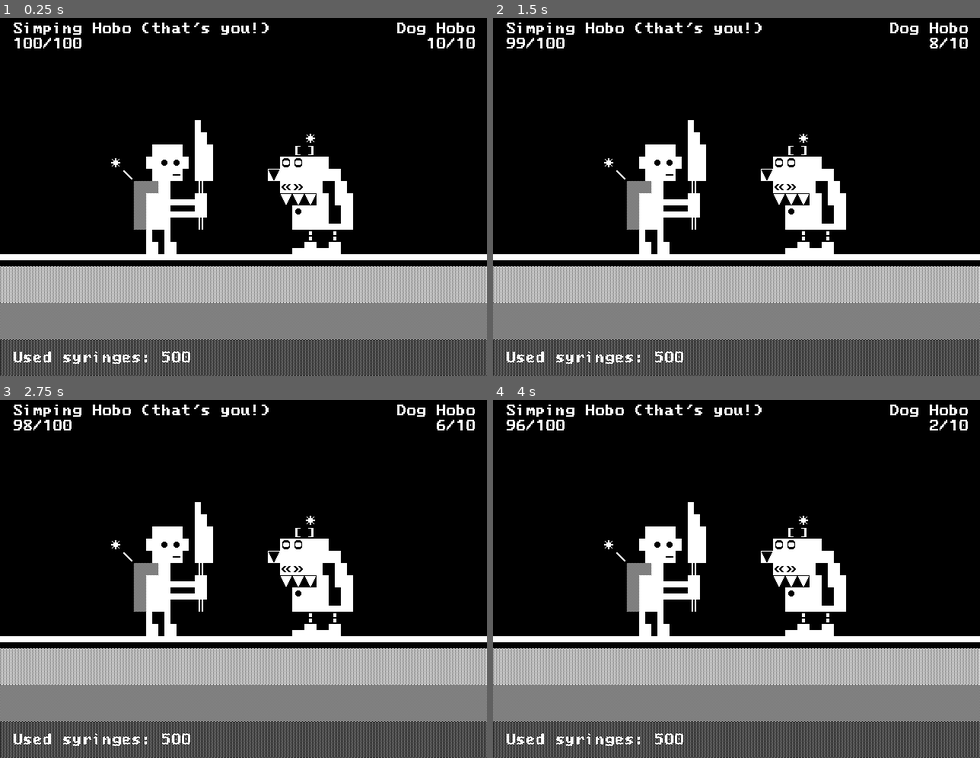
Above: before the commit, frames 1-4 (two rows, left to right).
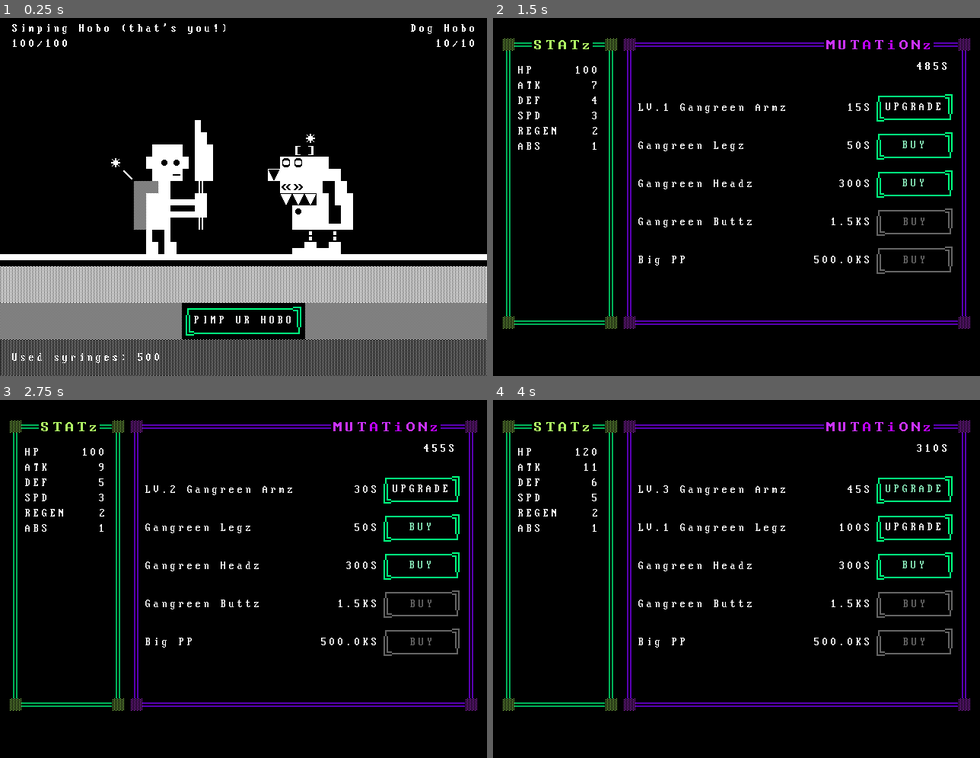
Above: after the commit, the same moments.

Repository: 2shady4u/hobo-battle-arena
Game: Godot game, scene res://src/Game.tscn
The game is run twice, just before and just after one commit, with the same random seed, the same clock (stepped at 60 frames per second) and the same inputs.
Inputs (mouse positions are in pixels of both pictures, inside the frame that each line leads up to):
- Up to frame 1 (0.25 s): no input
- Up to frame 2 (1.5 s): click (736, 322) at 0.5 s, where only the run after the commit has a clickable "PIMP UR HOBO"; click (916, 107) at 1.25 s, where only the run after the commit has a clickable "BUY"
- Up to frame 3 (2.75 s): click (423, 489) at 2 s, where only the run after the commit has a clickable "UPGRADE"
- Up to frame 4 (4 s): click (916, 489) at 2.75 s, where only the run after the commit has a clickable "UPGRADE"; click (916, 528) at 3.5 s, where only the run after the commit has a clickable "BUY"

The runs differ from the first frame. In frame 1, 2.9% of the frame differs, in the area x 2-98%, y 1-97%; in frame 2, 28%; in frame 3, 28%; in frame 4, 28%, in the area x 0-100%, y 1-100%.

Commit message:
Add Pimping button to BattleUI

Diff:
--- /dev/null
+++ b/godot_project/fonts/AcPlus_IBM_VGA_8x16.tres
@@ -0,0 +1,5 @@
+[gd_resource type="DynamicFontData" format=2]
+
+[resource]
+antialiased = false
+font_path = "res://fonts/AcPlus_IBM_VGA_8x16.ttf"
--- /dev/null
+++ b/godot_project/fonts/AcPlus_IBM_VGA_8x16_dynamicfont.tres
@@ -0,0 +1,7 @@
+[gd_resource type="DynamicFont" load_steps=2 format=2]
+
+[ext_resource path="res://fonts/AcPlus_IBM_VGA_8x16.tres" type="DynamicFontData" id=1]
+
+[resource]
+extra_spacing_char = 4
+font_data = ExtResource( 1 )
--- a/godot_project/src/Game.tscn
+++ b/godot_project/src/Game.tscn
@@ -29,6 +29,8 @@
 
 [node name="StatsUI" parent="TabContainer" instance=ExtResource( 3 )]
 visible = false
+type = 1
 
 [node name="TrainingUI" parent="TabContainer" instance=ExtResource( 4 )]
 visible = false
+type = 2
--- a/godot_project/src/game/BattleUI.gd
+++ b/godot_project/src/game/BattleUI.gd
@@ -20,13 +20,17 @@
 onready var _player_cooldown_timer := $Player/CooldownTimer
 onready var _monster_cooldown_timer := $HoboMonster/CooldownTimer
 
+onready var _pimp_button := $MarginContainer/VB/PimpButton
+
 onready var _currency_label := $MarginContainer/CurrencyLabel
 
 onready var _respawn_timer := $RespawnTimer
 
 var _monster : HoboMonster = null
-var monster_health := 0
-var player_health := 0
+var _monster_health := 0
+var _player_health := 0
+
+var _previous_max_health := 0
 
 var saved_game : SavedGame = null
 
@@ -40,6 +44,9 @@
 
 	_player_cooldown_timer.connect("timeout", self, "_on_player_cooldown_timeout")
 	_monster_cooldown_timer.connect("timeout", self, "_on_monster_cooldown_timeout")
+
+	_pimp_button.connect("pressed", self, "_on_pimp_button_pressed")
+
 	_respawn_timer.connect("timeout", self, "_on_respawn_timer_timeout")
 
 	saved_game = State.saved_game
@@ -48,8 +55,8 @@
 	_spawn_monster()
 
 func _on_player_cooldown_timeout() -> void:
-	monster_health -= saved_game.get_player_attack_damage()
-	if monster_health <= 0:
+	_monster_health -= saved_game.get_player_attack_damage()
+	if _monster_health <= 0:
 		saved_game.currency += _monster.currency_on_death
 		_despawn_monster()
 		_respawn_timer.start()
@@ -57,23 +64,29 @@
 	update_monster_health_label()
 
 func _on_monster_cooldown_timeout() -> void:
-	player_health -= _monster.attack_damage
-	if player_health <= 0:
+	_player_health -= _monster.attack_damage
+	if _player_health <= 0:
 		pass
 
 	update_player_health_label()
+
+func _on_pimp_button_pressed() -> void:
+	emit_signal("tab_change_requested", TYPE.STATS)
 
 func _on_respawn_timer_timeout() -> void:
 	_spawn_monster()
 
 func _on_player_max_health_changed(player_max_health : int) -> void:
 	# We have to recalculate the remaining health!
+	var health_difference := player_max_health - _previous_max_health
+	_player_health += health_difference
+	_previous_max_health = player_max_health
 
 	update_player_health_label()
 
 func _spawn_player() -> void:
 	var max_health : int = saved_game.get_player_max_health()
-	player_health = max_health
+	_player_health = max_health
 	update_player_health_label()
 
 	_player_sprite.visible = true
@@ -85,7 +98,7 @@
 	_monster_name_label.text = _monster.name
 
 	var max_health : int = _monster.health_points
-	monster_health = max_health
+	_monster_health = max_health
 	update_monster_health_label()
 
 	_monster_sprite.visible = true
@@ -99,11 +112,11 @@
 
 func update_monster_health_label() -> void:
 	var max_health : int = _monster.health_points
-	_monster_health_label.text = HEALTH_BAR.format([monster_health, max_health])
+	_monster_health_label.text = HEALTH_BAR.format([_monster_health, max_health])
 
 func update_player_health_label() -> void:
 	var max_health : int = saved_game.get_player_max_health()
-	_player_health_label.text = HEALTH_BAR.format([player_health, max_health])
+	_player_health_label.text = HEALTH_BAR.format([_player_health, max_health])
 
 const EPITHETS := [
 	"pathetic",
--- a/godot_project/src/game/BattleUI.tscn
+++ b/godot_project/src/game/BattleUI.tscn
@@ -1,14 +1,17 @@
-[gd_scene load_steps=10 format=2]
+[gd_scene load_steps=15 format=2]
 
 [ext_resource path="res://textures/doghobo.png" type="Texture" id=1]
 [ext_resource path="res://src/game/BattleUI.gd" type="Script" id=2]
 [ext_resource path="res://textures/background.png" type="Texture" id=3]
-[ext_resource path="res://fonts/Ac437_ACM_VGA_8x8_dynamicfont.tres" type="DynamicFont" id=4]
+[ext_resource path="res://fonts/AcPlus_IBM_VGA_8x16.tres" type="DynamicFontData" id=4]
 [ext_resource path="res://src/game/battle_ui/CurrencyLabel.gd" type="Script" id=5]
 [ext_resource path="res://textures/playerhobo.png" type="Texture" id=6]
+[ext_resource path="res://src/game/stats_ui/button_texture.tres" type="StyleBox" id=7]
+[ext_resource path="res://src/game/stats_ui/button_disabed.tres" type="StyleBox" id=8]
+[ext_resource path="res://fonts/AcPlus_IBM_VGA_8x16_dynamicfont.tres" type="DynamicFont" id=9]
 
 [sub_resource type="Theme" id=3]
-default_font = ExtResource( 4 )
+default_font = ExtResource( 9 )
 
 [sub_resource type="Shader" id=1]
 code = "shader_type canvas_item;
@@ -26,6 +29,18 @@
 
 [sub_resource type="ShaderMaterial" id=2]
 shader = SubResource( 1 )
+
+[sub_resource type="DynamicFont" id=4]
+extra_spacing_char = 4
+font_data = ExtResource( 4 )
+
+[sub_resource type="Theme" id=5]
+default_font = SubResource( 4 )
+Button/styles/disabled = ExtResource( 8 )
+Button/styles/focus = ExtResource( 7 )
+Button/styles/hover = ExtResource( 7 )
+Button/styles/normal = ExtResource( 7 )
+Button/styles/pressed = ExtResource( 7 )
 
 [node name="BattleUI" type="Control"]
 anchor_right = 1.0
@@ -75,14 +90,14 @@
 alignment = 1
 
 [node name="PlayerVBox" type="VBoxContainer" parent="MarginContainer/HB"]
-margin_right = 351.0
+margin_right = 293.0
 margin_bottom = 36.0
 __meta__ = {
 "_edit_use_anchors_": false
 }
 
 [node name="NameLabel" type="Label" parent="MarginContainer/HB/PlayerVBox"]
-margin_right = 351.0
+margin_right = 293.0
 margin_bottom = 16.0
 size_flags_horizontal = 2
 text = "Pathetic Hobo (that's you!)"
@@ -90,13 +105,13 @@
 
 [node name="HealthLabel" type="Label" parent="MarginContainer/HB/PlayerVBox"]
 margin_top = 20.0
-margin_right = 351.0
+margin_right = 293.0
 margin_bottom = 36.0
 text = "100/100"
 valign = 1
 
 [node name="MonsterVBox" type="VBoxContainer" parent="MarginContainer/HB"]
-margin_left = 504.0
+margin_left = 524.0
 margin_right = 608.0
 margin_bottom = 36.0
 size_flags_horizontal = 10
@@ -105,7 +120,7 @@
 }
 
 [node name="NameLabel" type="Label" parent="MarginContainer/HB/MonsterVBox"]
-margin_right = 104.0
+margin_right = 84.0
 margin_bottom = 16.0
 size_flags_horizontal = 2
 text = "Hobo Dog"
@@ -114,16 +129,33 @@
 
 [node name="HealthLabel" type="Label" parent="MarginContainer/HB/MonsterVBox"]
 margin_top = 20.0
-margin_right = 104.0
+margin_right = 84.0
 margin_bottom = 36.0
 text = "100/100"
 align = 2
 
-[node name="CurrencyLabel" type="Label" parent="MarginContainer"]
+[node name="VB" type="VBoxContainer" parent="MarginContainer"]
 margin_left = 16.0
-margin_top = 448.0
+margin_top = 16.0
 margin_right = 624.0
 margin_bottom = 464.0
+custom_constants/separation = 16
+alignment = 2
+
+[node name="PimpButton" type="Button" parent="MarginContainer/VB"]
+margin_left = 223.0
+margin_top = 368.0
+margin_right = 384.529
+margin_bottom = 416.0
+rect_min_size = Vector2( 128, 48 )
+size_flags_horizontal = 4
+theme = SubResource( 5 )
+text = "PIMP UR HOBO"
+
+[node name="CurrencyLabel" type="Label" parent="MarginContainer/VB"]
+margin_top = 432.0
+margin_right = 608.0
+margin_bottom = 448.0
 size_flags_vertical = 8
 text = "Used syringes: 10"
 script = ExtResource( 5 )
--- a/godot_project/src/game/GameTab.gd
+++ b/godot_project/src/game/GameTab.gd
@@ -3,7 +3,8 @@
 
 enum TYPE {
 	BATTLE,
-	CHARACTER,
+	STATS,
+	TRAINING,
 }
 
 export(TYPE) var type := TYPE.BATTLE
--- a/godot_project/src/game/StatsUI.gd
+++ b/godot_project/src/game/StatsUI.gd
@@ -1,12 +1,7 @@
 extends GameTab
 
-
-# Declare member variables here. Examples:
-# var a = 2
-# var b = "text"
-
-onready var mutation_scene = preload("res://src/game/stats_ui/Mutation.tscn")
-onready var stat_scene = preload("res://src/game/stats_ui/Stat.tscn")
+const mutation_scene = preload("res://src/game/stats_ui/Mutation.tscn")
+const stat_scene = preload("res://src/game/stats_ui/Stat.tscn")
 
 onready var stats_box = $StatsPanel/VBoxContainer
 onready var mutation_box = $MutationPanel/VBoxContainer
@@ -64,12 +59,12 @@
 func _ready():
 	State.saved_game.connect("currency_changed", self, "_on_currency_changed")
 	for stat in stats:
-		var stat_instance: StatBox = stat_scene.instance()
+		var stat_instance = stat_scene.instance()
 		stats_box.add_child(stat_instance)
 		stat_instance.set_stat(stat)
 
 	for mutation in mutations:
-		var mutation_instance: MutationBox = mutation_scene.instance()
+		var mutation_instance = mutation_scene.instance()
 		mutation_box.add_child(mutation_instance)
 		mutation_instance.set_data(mutation)
 
@@ -83,11 +78,7 @@
 	if Input.is_action_just_pressed("ui_accept"):
 		State.saved_game.increase_currency(50)
 
-# Called every frame. 'delta' is the elapsed time since the previous frame.
-#func _process(delta):
-#	pass
-
-func get_formatted_money(money: int):
+static func get_formatted_money(money: int):
 	if money > 1_000_000_000:
 		return "%3.2f" % (money * 1.0 / 1_000_000_000) + "BS"
 	if money > 1_000_000:
--- a/godot_project/src/game/StatsUI.tscn
+++ b/godot_project/src/game/StatsUI.tscn
@@ -1,9 +1,11 @@
-[gd_scene load_steps=8 format=2]
+[gd_scene load_steps=12 format=2]
 
 [ext_resource path="res://src/game/StatsUI.gd" type="Script" id=1]
 [ext_resource path="res://textures/ui/mutationbox.png" type="Texture" id=2]
 [ext_resource path="res://textures/ui/stats.png" type="Texture" id=3]
-[ext_resource path="res://src/game/stats_ui/base_theme.tres" type="Theme" id=4]
+[ext_resource path="res://fonts/AcPlus_IBM_VGA_8x16.tres" type="DynamicFontData" id=4]
+[ext_resource path="res://src/game/stats_ui/button_texture.tres" type="StyleBox" id=5]
+[ext_resource path="res://src/game/stats_ui/button_disabed.tres" type="StyleBox" id=6]
 
 [sub_resource type="StyleBoxTexture" id=1]
 texture = ExtResource( 2 )
@@ -35,6 +37,18 @@
 margin_right = 114.0
 margin_top = 25.0
 margin_bottom = 17.0
+
+[sub_resource type="DynamicFont" id=4]
+extra_spacing_char = 4
+font_data = ExtResource( 4 )
+
+[sub_resource type="Theme" id=5]
+default_font = SubResource( 4 )
+Button/styles/disabled = ExtResource( 6 )
+Button/styles/focus = ExtResource( 5 )
+Button/styles/hover = ExtResource( 5 )
+Button/styles/normal = ExtResource( 5 )
+Button/styles/pressed = ExtResource( 5 )
 
 [node name="StatsUI" type="Control"]
 anchor_right = 1.0
@@ -90,7 +104,10 @@
 margin_right = 597.0
 margin_bottom = 82.0
 rect_min_size = Vector2( 150, 0 )
-theme = ExtResource( 4 )
+theme = SubResource( 5 )
 text = "w"
 align = 2
 valign = 1
+__meta__ = {
+"_edit_use_anchors_": false
+}
--- a/godot_project/src/game/TrainingUI.tscn
+++ b/godot_project/src/game/TrainingUI.tscn
@@ -1,12 +1,13 @@
-[gd_scene load_steps=10 format=2]
+[gd_scene load_steps=14 format=2]
 
 [ext_resource path="res://src/game/TrainingUI.gd" type="Script" id=1]
 [ext_resource path="res://textures/ui/trainingbox.png" type="Texture" id=2]
-[ext_resource path="res://src/game/stats_ui/base_theme.tres" type="Theme" id=3]
+[ext_resource path="res://fonts/AcPlus_IBM_VGA_8x16.tres" type="DynamicFontData" id=3]
 [ext_resource path="res://src/game/training_ui/TrainingButton.tscn" type="PackedScene" id=4]
 [ext_resource path="res://textures/ui/bar.png" type="Texture" id=5]
 [ext_resource path="res://textures/ui/bar-empty.png" type="Texture" id=6]
-
+[ext_resource path="res://src/game/stats_ui/button_texture.tres" type="StyleBox" id=7]
+[ext_resource path="res://src/game/stats_ui/button_disabed.tres" type="StyleBox" id=8]
 
 [sub_resource type="StyleBoxTexture" id=1]
 texture = ExtResource( 2 )
@@ -15,6 +16,18 @@
 margin_right = 171.361
 margin_top = 22.4084
 margin_bottom = 31.4316
+
+[sub_resource type="DynamicFont" id=4]
+extra_spacing_char = 4
+font_data = ExtResource( 3 )
+
+[sub_resource type="Theme" id=5]
+default_font = SubResource( 4 )
+Button/styles/disabled = ExtResource( 8 )
+Button/styles/focus = ExtResource( 7 )
+Button/styles/hover = ExtResource( 7 )
+Button/styles/normal = ExtResource( 7 )
+Button/styles/pressed = ExtResource( 7 )
 
 [sub_resource type="StyleBoxTexture" id=2]
 texture = ExtResource( 5 )
@@ -56,7 +69,7 @@
 margin_top = 23.0
 margin_right = 595.0
 margin_bottom = 322.0
-theme = ExtResource( 3 )
+theme = SubResource( 5 )
 custom_constants/vseparation = 20
 custom_constants/hseparation = 30
 columns = 3
@@ -103,7 +116,7 @@
 margin_top = 280.0
 margin_right = 528.0
 margin_bottom = 325.0
-theme = ExtResource( 3 )
+theme = SubResource( 5 )
 custom_constants/separation = 50
 __meta__ = {
 "_edit_use_anchors_": false
@@ -119,7 +132,7 @@
 [node name="BuyButton" type="Button" parent="Panel/NoTraining/CoachBar"]
 margin_left = 300.0
 margin_right = 439.529
-margin_bottom = 45.9368
+margin_bottom = 45.9369
 rect_min_size = Vector2( 120, 0 )
 text = "HIRE COACH"
 
@@ -135,7 +148,7 @@
 margin_top = 126.0
 margin_right = 566.0
 margin_bottom = 148.0
-theme = ExtResource( 3 )
+theme = SubResource( 5 )
 custom_colors/font_color = Color( 0.802979, 0.895024, 0.988281, 1 )
 custom_styles/fg = SubResource( 2 )
 custom_styles/bg = SubResource( 3 )
@@ -175,5 +188,5 @@
 margin_top = 232.0
 margin_right = 392.529
 margin_bottom = 281.0
-theme = ExtResource( 3 )
+theme = SubResource( 5 )
 text = "CANCEL TRAINING"
--- a/godot_project/src/game/training_ui/TrainingButton.gd
+++ b/godot_project/src/game/training_ui/TrainingButton.gd
@@ -20,7 +20,7 @@
 	update_training(State.saved_game.get_player_upgrades())
 
 func update_training(upgrades):
-	var coach = State.saved_game.get_player_coach()
+	var coach = State.saved_game.coach
 
 	if coach == 0:
 		hide()
